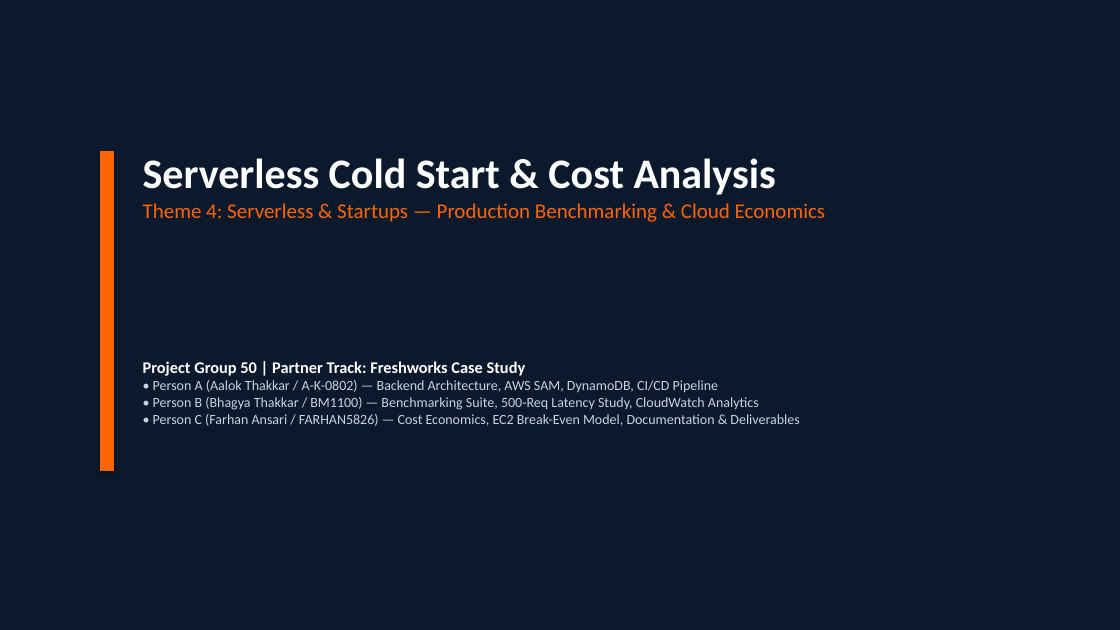
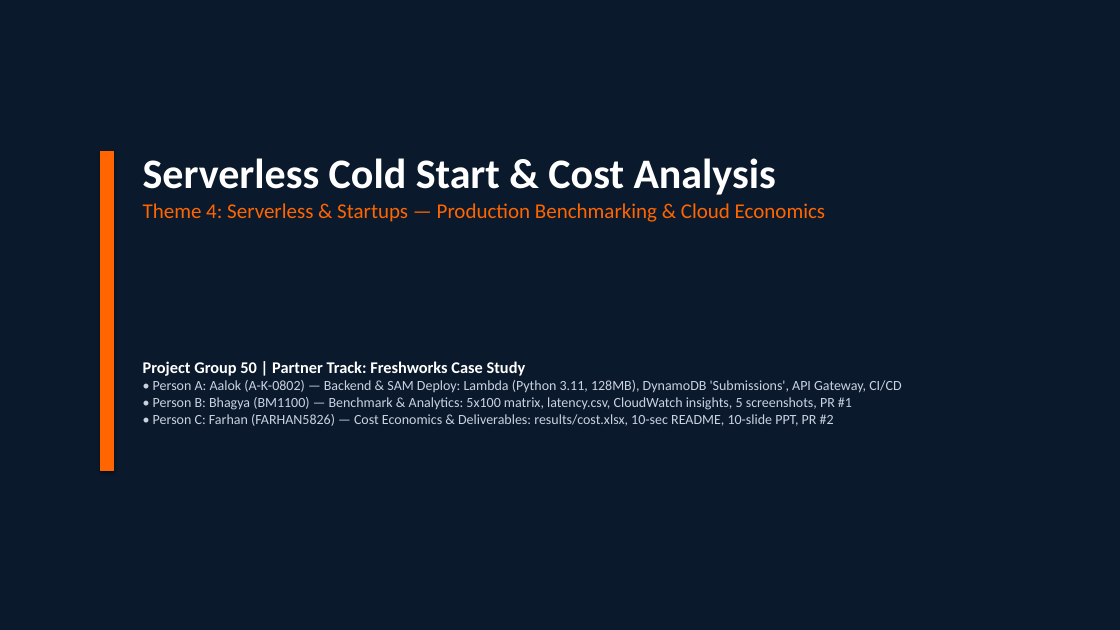
Before and after one commit to A-K-0802/Cloud_Computing_Group_50_Freshworks, a slide deck: slide 1 of docs/Cloud_Computing_Group_50_Presentation.pptx. Drawn at 1120x630 pixels with LibreOffice and Linux fonts; fonts in the diff are those of the drawing. Boxes give left, top, right and bottom in pixels: in the first picture for what was removed or moved away, otherwise in the second. Text is boxed around its words. In the diff, an @@ line names an element or a change of style, - is before the commit and + after.

Commit message:
Update Person C name to Farhan and include detailed task completion summary

```diff
--- a/docs/Cloud_Computing_Group_50_Presentation.pptx
+++ b/docs/Cloud_Computing_Group_50_Presentation.pptx
@@ text at [153,380,901,426]: text changed @@
-• Person A (Aalok Thakkar / A-K-0802) — Backend Architecture, AWS SAM, DynamoDB, CI/CD Pipeline
-• Person B (Bhagya Thakkar / BM1100) — Benchmarking Suite, 500-Req Latency Study, CloudWatch Analytics
-• Person C (Farhan Ansari / FARHAN5826) — Cost Economics, EC2 Break-Even Model, Documentation & Deliverables
+• Person A: Aalok (A-K-0802) — Backend & SAM Deploy: Lambda (Python 3.11, 128MB), DynamoDB 'Submissions', API Gateway, CI/CD
+• Person B: Bhagya (BM1100) — Benchmark & Analytics: 5x100 matrix, latency.csv, CloudWatch insights, 5 screenshots, PR #1
+• Person C: Farhan (FARHAN5826) — Cost Economics & Deliverables: results/cost.xlsx, 10-sec README, 10-slide PPT, PR #2
```
Also in this commit, not shown: 4 other files.
